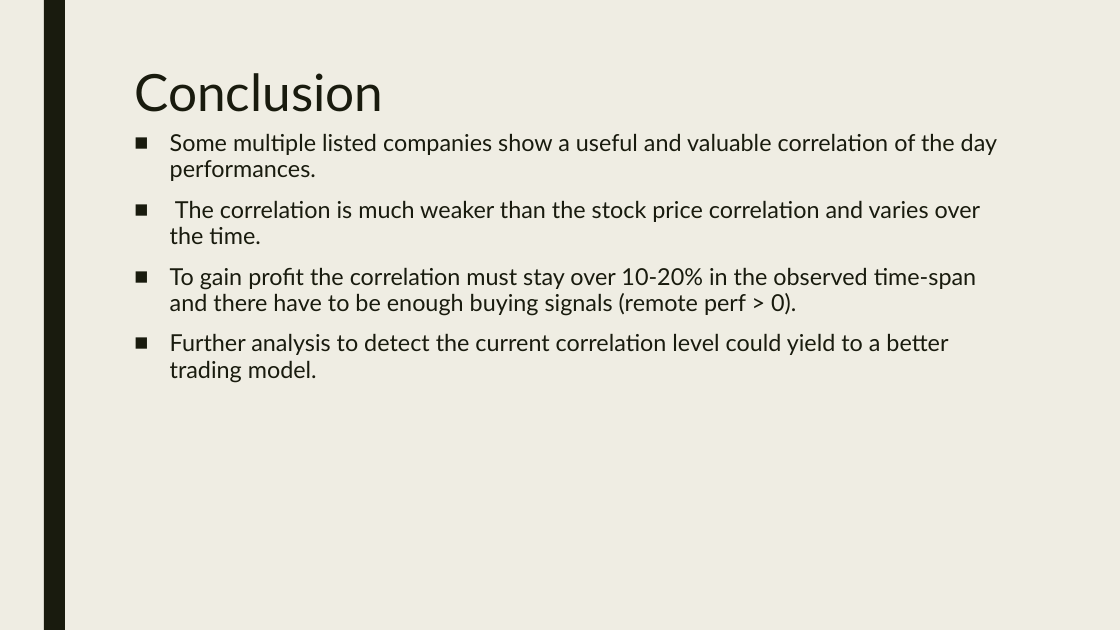
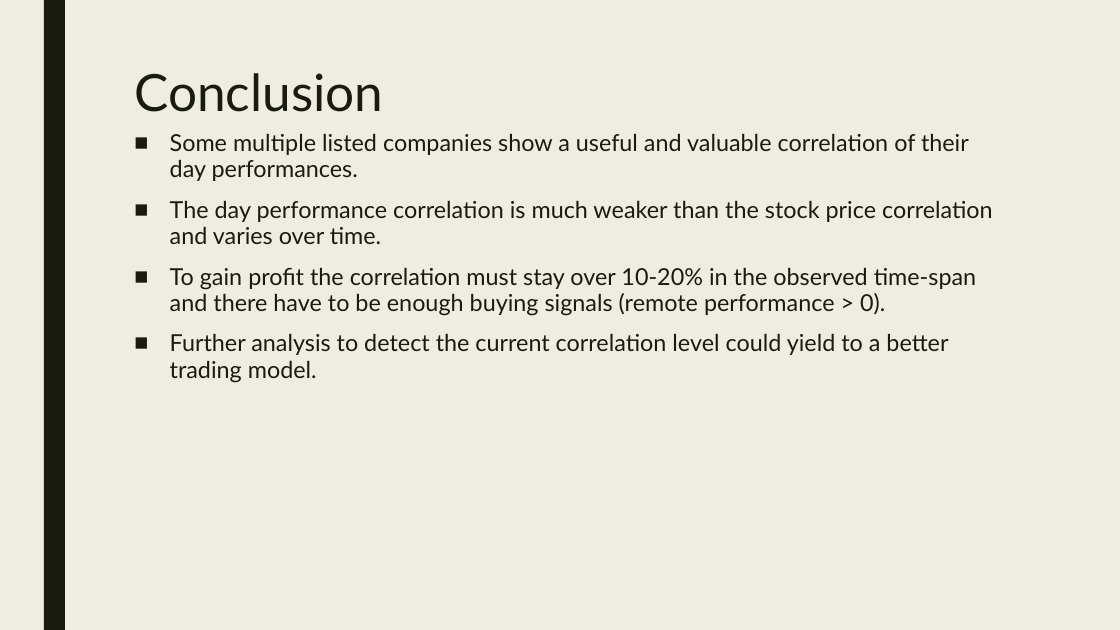
Before and after one commit to StefHai/NYCDS_Projects, a slide deck: slide 13 of 010 Shiny/Shiny Project Slides.pptx. Drawn at 1120x630 pixels with LibreOffice and Linux fonts; fonts in the diff are those of the drawing. Boxes give left, top, right and bottom in pixels: in the first picture for what was removed or moved away, otherwise in the second. Text is boxed around its words. In the diff, an @@ line names an element or a change of style, - is before the commit and + after.

```diff
--- a/010 Shiny/Shiny Project Slides.pptx
+++ b/010 Shiny/Shiny Project Slides.pptx
@@ text at bbox=[170, 133, 993, 316]: text changed @@
-■ Some multiple listed companies show a useful and valuable correlation of the day performances.
-■ The correlation is much weaker than the stock price correlation and varies over the time.
-■ To gain profit the correlation must stay over 10-20% in the observed time-span and there have to be enough buying signals (remote perf > 0).
+■ Some multiple listed companies show a useful and valuable correlation of their day performances.
+■ The day performance correlation is much weaker than the stock price correlation and varies over time.
+■ To gain profit the correlation must stay over 10-20% in the observed time-span and there have to be enough buying signals (remote performance > 0).
```
Also in this commit, not shown: 6 other slides changed, 1 other file.
